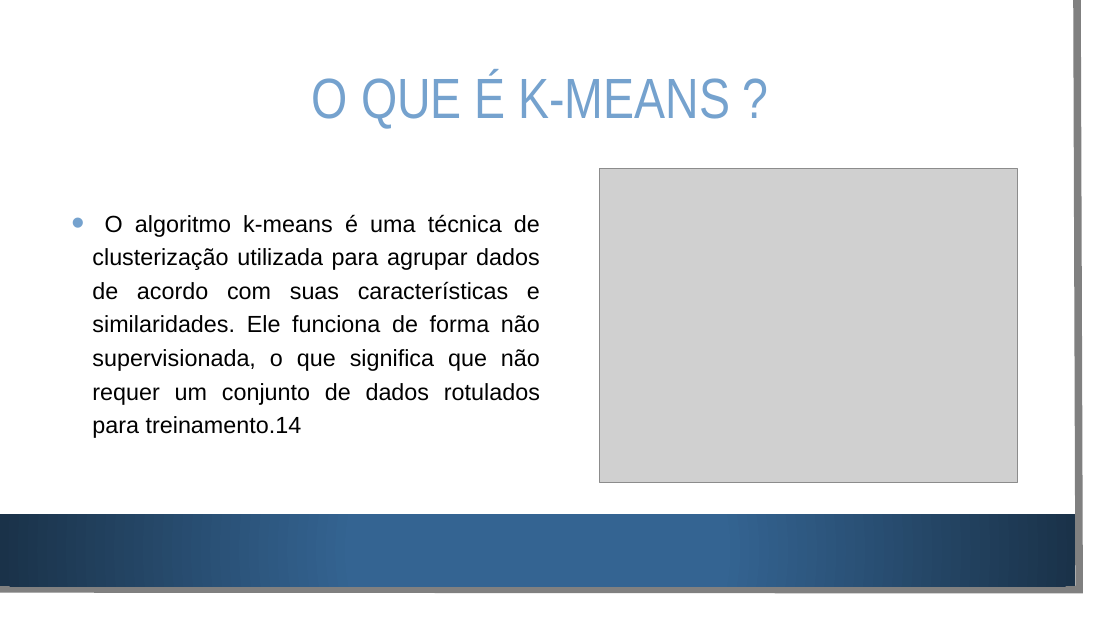
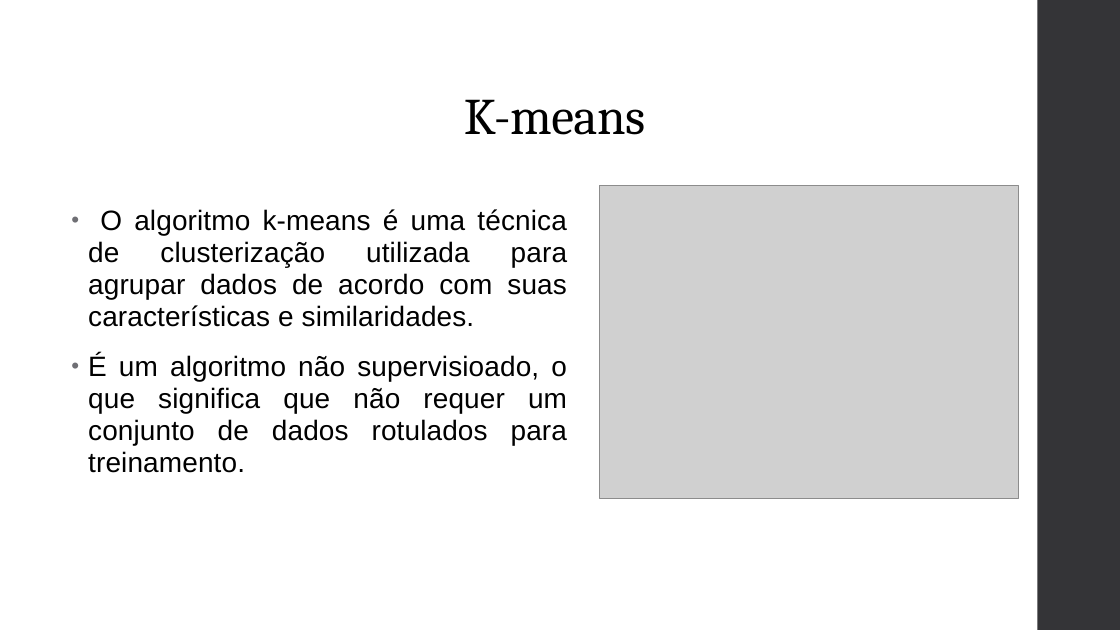
Before and after one commit to mateusmoraes99/MateusBarbara_FinalProject_AA_RR_2024, a slide deck: slide 3 of relatorio e slide/apresentacao.pptx (slide 2 before the commit). Drawn at 1120x630 pixels with LibreOffice and Linux fonts; fonts in the diff are those of the drawing; grey boxes stand for pictures; background and template pictures are left out. Boxes give left, top, right and bottom in pixels: in the first picture for what was removed or moved away, otherwise in the second. Text is boxed around its words. In the diff, an @@ line names an element or a change of style, - is before the commit and + after.

```diff
--- a/relatorio e slide/apresentacao.pptx
+++ b/relatorio e slide/apresentacao.pptx
@@ rectangle removed at [0,0,1101,611] @@
@@ freeform shape removed at [0,0,1080,590] @@
@@ rectangle added at [1038,0,1120,630], fill #353537 @@
@@ text "K-means" at [464,99,645,135]: vertical alignment middle to bottom @@
@@ text at [464,99,645,135]: text changed; size 48.6 to 44 pt; font Arial Narrow to Cambria; text colour #75A2CE to #000000 @@
-O QUE É K-MEANS ?
+K-means
@@ text "O algoritmo k-means é uma ..." at [88,209,567,473]: columns 2 to 1 @@
@@ text at [88,209,567,473]: text changed; size 20 to 24 pt @@
-• O algoritmo k-means é uma técnica de clusterização utilizada para agrupar dados de acordo com suas características e similaridades. Ele funciona de forma não supervisionada, o que significa que não requer um conjunto de dados rotulados para treinamento.14
+• O algoritmo k-means é uma técnica de clusterização utilizada para agrupar dados de acordo com suas características e similaridades.
+• É um algoritmo não supervisioado, o que significa que não requer um conjunto de dados rotulados para treinamento.
@@ picture: place and size @@
-picture at [600,169,1018,482]
+picture at [600,185,1018,498]
@@ rectangle removed at [0,514,1075,586] @@
```
Also in this commit, not shown: 8 other slides changed, 5 slides added, 2 slides removed.
